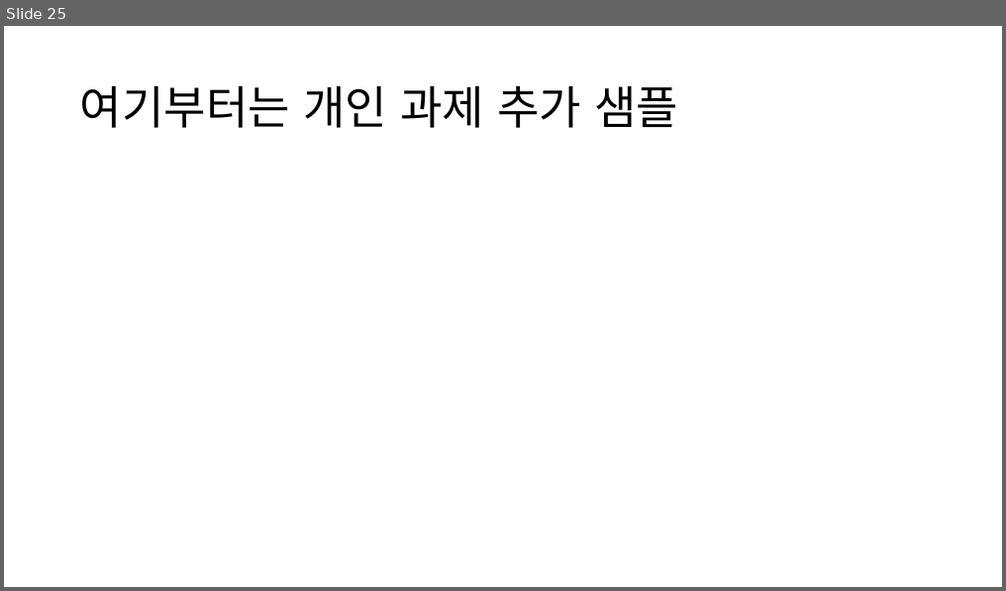
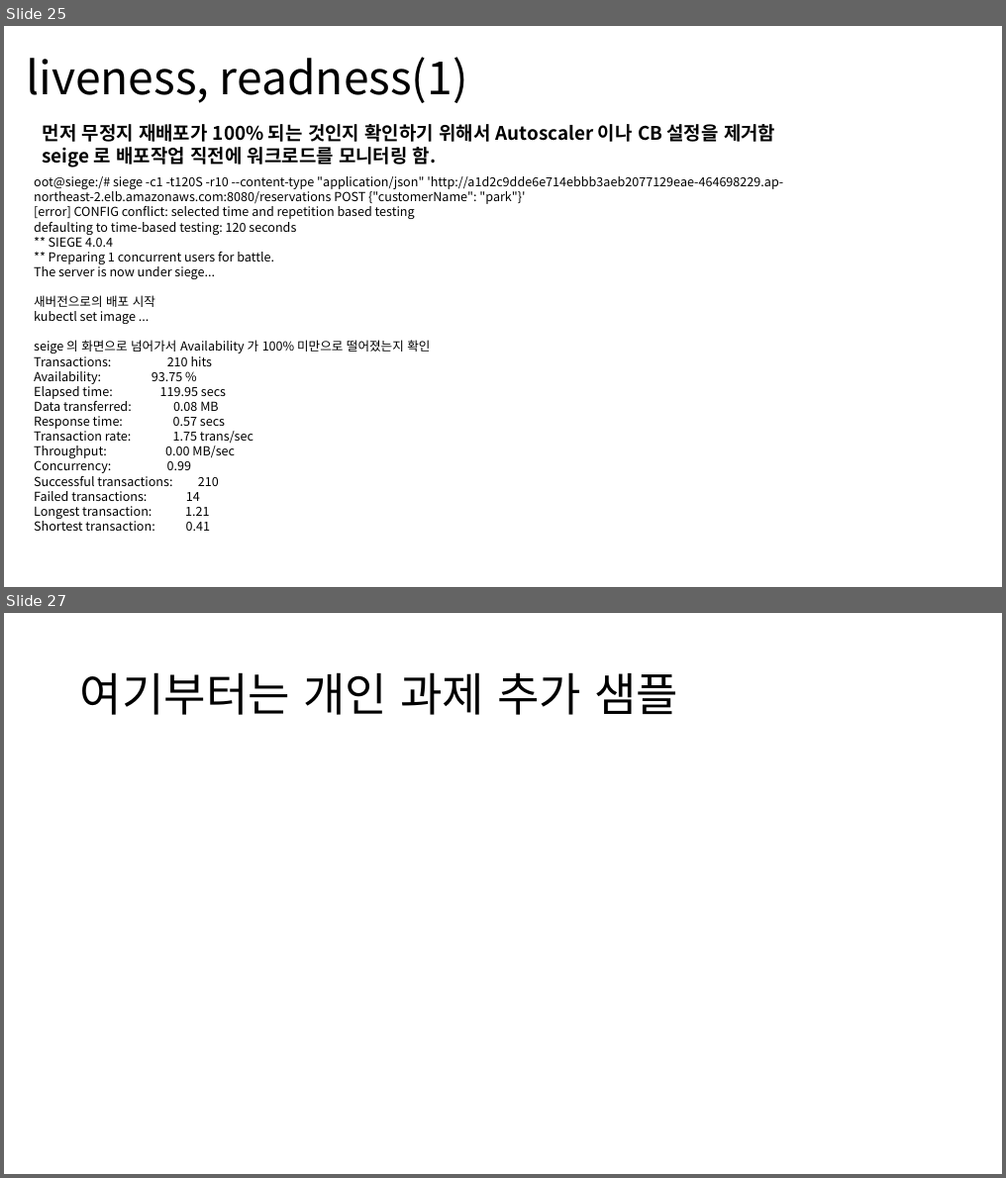
Before and after one commit to bbadong/doc, a slide deck: 발표자료.pptx. Shown one above the other, each under a label of ours: slide 25 before the commit, slides 25 and 27 after it; the slides between them are not shown. The pictures are 1006x591 and 1006x1178 pixels, drawn with LibreOffice and Linux fonts; fonts in the diff are those of the drawing. Boxes give left, top, right and bottom in pixels: in the first picture for what was removed or moved away, otherwise in the second. Text is boxed around its words. In the diff, an @@ line names an element or a change of style, - is before the commit and + after.

```diff
--- a/발표자료.pptx
+++ b/발표자료.pptx
@@ slide 25 added at box(4, 26, 1002, 587), background #FFFFFF @@
@@ title added at box(26, 57, 468, 103), 44 pt, text #000000 @@
+liveness, readness(1)
@@ text added at box(43, 124, 775, 168), 18 pt, text #000000, bold @@
+먼저 무정지 재배포가 100% 되는 것인지 확인하기 위해서 Autoscaler 이나 CB 설정을 제거함
+seige 로 배포작업 직전에 워크로드를 모니터링 함.
@@ text added at box(34, 176, 783, 531), 12 pt, text #000000 @@
+oot@siege:/# siege -c1 -t120S -r10 --content-type "application/json" 'http://a1d2c9dde6e714ebbb3aeb2077129eae-464698229.ap-northeast-2.elb.amazonaws.com:8080/reservations POST {"customerName": "park"}'
+[error] CONFIG conflict: selected time and repetition based testing
+defaulting to time-based testing: 120 seconds
+** SIEGE 4.0.4
+** Preparing 1 concurrent users for battle.
+The server is now under siege...
+새버전으로의 배포 시작
+kubectl set image ...
+seige 의 화면으로 넘어가서 Availability 가 100% 미만으로 떨어졌는지 확인
+Transactions: 210 hits
+Availability: 93.75 %
+Elapsed time: 119.95 secs
+Data transferred: 0.08 MB
+Response time: 0.57 secs
+Transaction rate: 1.75 trans/sec
+Throughput: 0.00 MB/sec
+Concurrency: 0.99
+Successful transactions: 210
+Failed transactions: 14
+Longest transaction: 1.21
+Shortest transaction: 0.41
@@ what was slide 25 is now slide 27 @@
```
Also in this commit, not shown: 1 other slide added.
